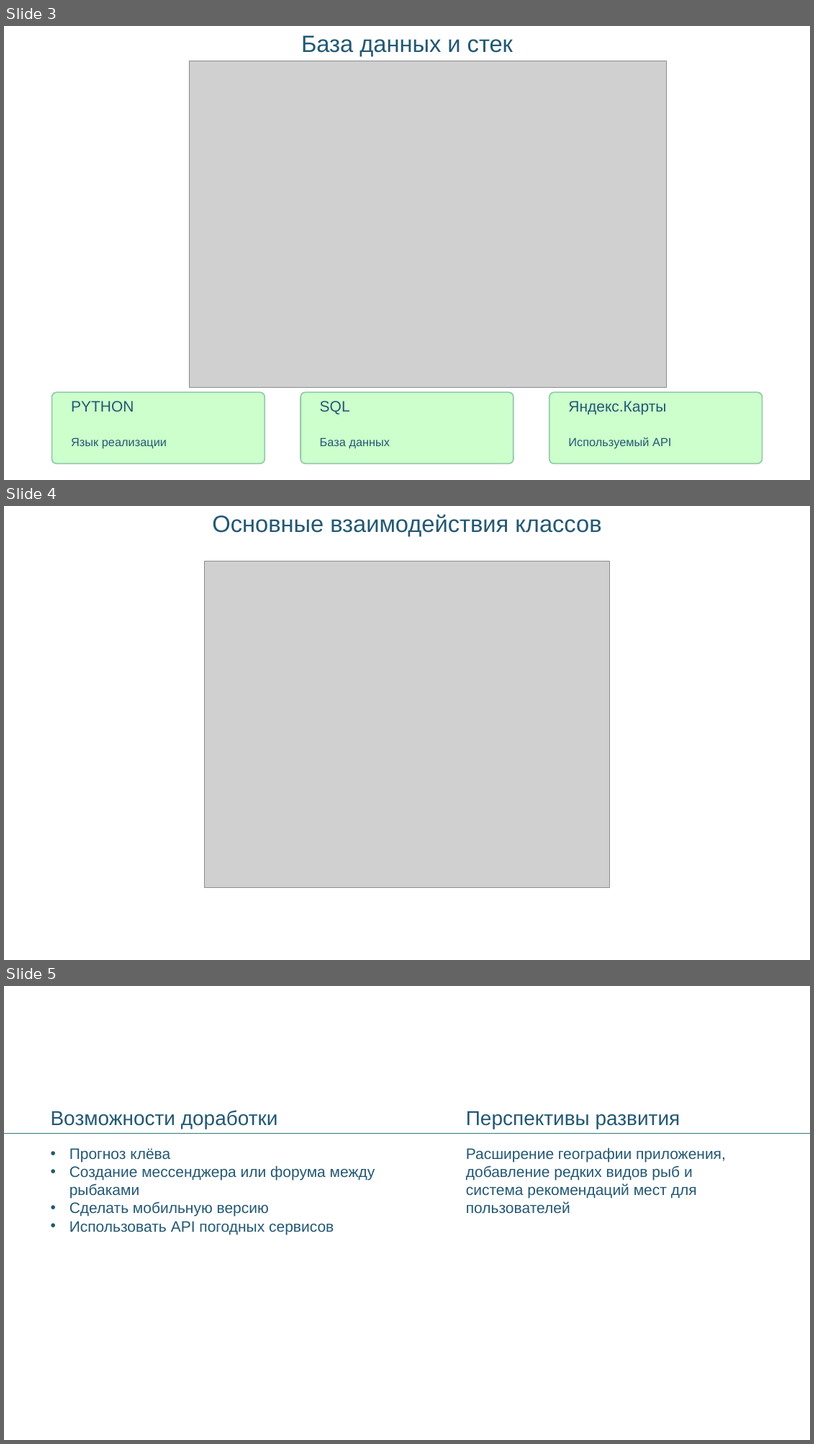
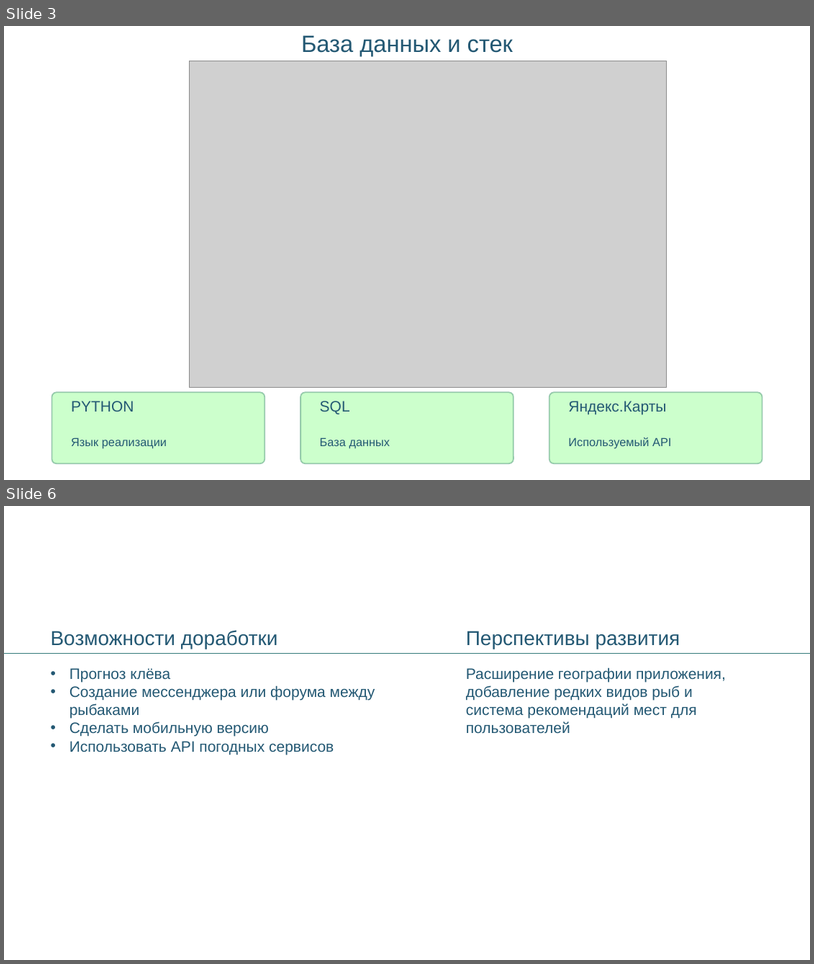
Before and after one commit to encoresq/prjct_fishx, a slide deck: Приложение для рыбаков.pptx. Shown one above the other, each under a label of ours: slides 3, 4 and 5 before the commit, slides 3 and 6 after it; the slides between them are not shown. The pictures are 814x1444 and 814x964 pixels, drawn with LibreOffice and Linux fonts; fonts in the diff are those of the drawing; grey boxes stand for pictures. Boxes give left, top, right and bottom in pixels: in the first picture for what was removed or moved away, otherwise in the second. Text is boxed around its words. In the diff, an @@ line names an element or a change of style, - is before the commit and + after.

```diff
--- a/Приложение для рыбаков.pptx
+++ b/Приложение для рыбаков.pptx
@@ slide 4 removed at (x1=4, y1=506, x2=810, y2=960), background #FFFFFF @@
@@ text removed at (x1=212, y1=514, x2=602, y2=536) @@
-Основные взаимодействия классов
@@ picture removed at (x1=205, y1=561, x2=610, y2=888) @@
@@ what was slide 5 is now slide 6 @@
```
Also in this commit, not shown: 2 slides added, 4 other files.
